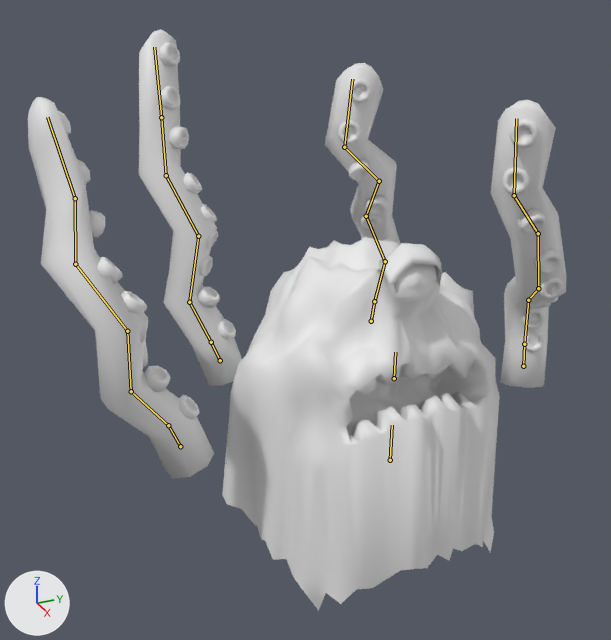
The Blender file Assets/Models/Monster.blend as it was, and as the next commit left it.
Rendered twice from a camera (50 mm lens) standing at (27.0, -14.8, 17.8) and looking at (-2.3, -1.6, 3.1). The axes (+X, +Y, +Z) are drawn at lower left. The lights are the same throughout. Both versions are drawn at frame 20 of the action 'Armature TentakelAction.002'; the numbers are the values there. The bones that bend it are drawn over the model as lines.

In view in the first picture: 'Plane', 'Tentakel Front Left', 'Tentakel Front Left.001', 'Tentakel Front Left.002', 'Tentakel Front Left.003'.
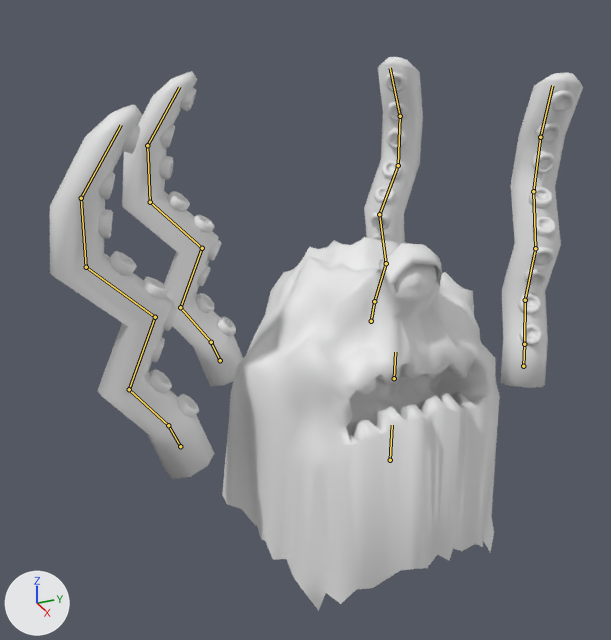
Diff of the bpy script that builds the scene:
```diff
--- a/Assets/Models/Monster.blend.py
+++ b/Assets/Models/Monster.blend.py
@@ bone_bone_001 @@
 bone_bone_001 = bpy.data.objects['Armature Tentakel'].pose.bones['Bone.001']  # child of 'Bone'
-bone_bone_001.rotation_quaternion = (0.995, -0.038, -0.058, -0.069)  # degrees (-4, -7, -8)
+bone_bone_001.rotation_quaternion = (1.0, 0.0, 0.0, 0.0)  # degrees (0, 0, 0)
@@ bone_bone_002 @@
 bone_bone_002 = bpy.data.objects['Armature Tentakel'].pose.bones['Bone.002']  # child of 'Bone.001'
-bone_bone_002.rotation_quaternion = (0.973, 0.186, 0.125, -0.061)  # degrees (21, 15, -4)
+bone_bone_002.rotation_quaternion = (1.0, 0.0, 0.0, 0.0)  # degrees (0, 0, 0)
@@ bone_bone_003 @@
 bone_bone_003 = bpy.data.objects['Armature Tentakel'].pose.bones['Bone.003']  # child of 'Bone.002'
-bone_bone_003.rotation_quaternion = (0.888, -0.209, 0.165, 0.376)  # degrees (-16, 27, 42)
+bone_bone_003.rotation_quaternion = (1.0, 0.0, 0.0, 0.0)  # degrees (0, 0, 0)
@@ bone_bone_004 @@
 bone_bone_004 = bpy.data.objects['Armature Tentakel'].pose.bones['Bone.004']  # child of 'Bone.003'
-bone_bone_004.rotation_quaternion = (0.903, 0.107, 0.357, 0.213)  # degrees (26, 37, 35)
+bone_bone_004.rotation_quaternion = (1.0, 0.0, 0.0, 0.0)  # degrees (0, 0, 0)
@@ bone_bone_005 @@
 bone_bone_005 = bpy.data.objects['Armature Tentakel'].pose.bones['Bone.005']  # child of 'Bone.004'
-bone_bone_005.rotation_quaternion = (0.853, 0.479, 0.059, -0.198)  # degrees (56, 17, -17)
+bone_bone_005.rotation_quaternion = (1.0, 0.0, 0.0, 0.0)  # degrees (0, 0, 0)
@@ bone_bone_001_ @@
 bone_bone_001_ = bpy.data.objects['Armature Tentakel.001'].pose.bones['Bone.001']  # child of 'Bone'
-bone_bone_001_.rotation_quaternion = (0.95, -0.295, 0.095, -0.037)  # degrees (-35, 9, -7)
+bone_bone_001_.rotation_quaternion = (1.0, 0.0, 0.0, 0.0)  # degrees (0, 0, 0)
@@ bone_bone_002_ @@
 bone_bone_002_ = bpy.data.objects['Armature Tentakel.001'].pose.bones['Bone.002']  # child of 'Bone.001'
-bone_bone_002_.rotation_quaternion = (0.995, -0.01, 0.002, -0.104)  # degrees (-1, 0, -12)
+bone_bone_002_.rotation_quaternion = (1.0, 0.0, 0.0, 0.0)  # degrees (0, 0, 0)
@@ bone_bone_003_ @@
 bone_bone_003_ = bpy.data.objects['Armature Tentakel.001'].pose.bones['Bone.003']  # child of 'Bone.002'
-bone_bone_003_.rotation_quaternion = (0.951, -0.295, 0.068, -0.056)  # degrees (-35, 6, -9)
+bone_bone_003_.rotation_quaternion = (1.0, 0.0, 0.0, 0.0)  # degrees (0, 0, 0)
@@ bone_bone_004_ @@
 bone_bone_004_ = bpy.data.objects['Armature Tentakel.001'].pose.bones['Bone.004']  # child of 'Bone.003'
-bone_bone_004_.rotation_quaternion = (0.9, 0.391, 0.063, -0.181)  # degrees (45, 15, -17)
+bone_bone_004_.rotation_quaternion = (1.0, 0.0, 0.0, 0.0)  # degrees (0, 0, 0)
@@ bone_bone_005_ @@
 bone_bone_005_ = bpy.data.objects['Armature Tentakel.001'].pose.bones['Bone.005']  # child of 'Bone.004'
-bone_bone_005_.rotation_quaternion = (0.837, 0.453, -0.283, 0.122)  # degrees (58, -36, -4)
+bone_bone_005_.rotation_quaternion = (1.0, 0.0, 0.0, 0.0)  # degrees (0, 0, 0)
@@ bone_bone_001__ @@
 bone_bone_001__ = bpy.data.objects['Armature Tentakel.002'].pose.bones['Bone.001']  # child of 'Bone'
-bone_bone_001__.rotation_quaternion = (0.97, -0.192, 0.147, 0.02)  # degrees (-23, 17, -1)
+bone_bone_001__.rotation_quaternion = (1.0, 0.0, 0.0, 0.0)  # degrees (0, 0, 0)
@@ bone_bone_002__ @@
 bone_bone_002__ = bpy.data.objects['Armature Tentakel.002'].pose.bones['Bone.002']  # child of 'Bone.001'
-bone_bone_002__.rotation_quaternion = (0.94, 0.087, -0.229, -0.239)  # degrees (17, -23, -32)
+bone_bone_002__.rotation_quaternion = (1.0, 0.0, 0.0, 0.0)  # degrees (0, 0, 0)
@@ bone_bone_003__ @@
 bone_bone_003__ = bpy.data.objects['Armature Tentakel.002'].pose.bones['Bone.003']  # child of 'Bone.002'
-bone_bone_003__.rotation_quaternion = (0.73, -0.541, 0.414, 0.06)  # degrees (-84, 42, -29)
+bone_bone_003__.rotation_quaternion = (1.0, 0.0, 0.0, 0.0)  # degrees (0, 0, 0)
@@ bone_bone_004__ @@
 bone_bone_004__ = bpy.data.objects['Armature Tentakel.002'].pose.bones['Bone.004']  # child of 'Bone.003'
-bone_bone_004__.rotation_quaternion = (0.778, 0.458, 0.246, -0.354)  # degrees (49, 45, -27)
+bone_bone_004__.rotation_quaternion = (1.0, 0.0, 0.0, 0.0)  # degrees (0, 0, 0)
@@ bone_bone_005__ @@
 bone_bone_005__ = bpy.data.objects['Armature Tentakel.002'].pose.bones['Bone.005']  # child of 'Bone.004'
-bone_bone_005__.rotation_quaternion = (0.812, 0.46, -0.062, 0.354)  # degrees (51, -25, 35)
+bone_bone_005__.rotation_quaternion = (1.0, 0.0, 0.0, 0.0)  # degrees (0, 0, 0)
@@ bone_bone_001___ @@
 bone_bone_001___ = bpy.data.objects['Armature Tentakel.003'].pose.bones['Bone.001']  # child of 'Bone'
-bone_bone_001___.rotation_quaternion = (0.969, -0.103, -0.174, 0.047)  # degrees (-14, -19, 8)
+bone_bone_001___.rotation_quaternion = (1.0, 0.0, 0.0, 0.0)  # degrees (0, 0, 0)
@@ bone_bone_002___ @@
 bone_bone_002___ = bpy.data.objects['Armature Tentakel.003'].pose.bones['Bone.002']  # child of 'Bone.001'
-bone_bone_002___.rotation_quaternion = (0.965, 0.224, 0.004, 0.116)  # degrees (26, -3, 13)
+bone_bone_002___.rotation_quaternion = (1.0, 0.0, 0.0, 0.0)  # degrees (0, 0, 0)
@@ bone_bone_003___ @@
 bone_bone_003___ = bpy.data.objects['Armature Tentakel.003'].pose.bones['Bone.003']  # child of 'Bone.002'
-bone_bone_003___.rotation_quaternion = (0.946, -0.243, 0.138, -0.05)  # degrees (-30, 14, -10)
+bone_bone_003___.rotation_quaternion = (1.0, 0.0, 0.0, 0.0)  # degrees (0, 0, 0)
@@ bone_bone_004___ @@
 bone_bone_004___ = bpy.data.objects['Armature Tentakel.003'].pose.bones['Bone.004']  # child of 'Bone.003'
-bone_bone_004___.rotation_quaternion = (0.963, 0.227, -0.137, -0.014)  # degrees (27, -15, -5)
+bone_bone_004___.rotation_quaternion = (1.0, 0.0, 0.0, 0.0)  # degrees (0, 0, 0)
@@ bone_bone_005___ @@
 bone_bone_005___ = bpy.data.objects['Armature Tentakel.003'].pose.bones['Bone.005']  # child of 'Bone.004'
-bone_bone_005___.rotation_quaternion = (0.959, 0.231, -0.112, -0.085)  # degrees (28, -10, -13)
+bone_bone_005___.rotation_quaternion = (1.0, 0.0, 0.0, 0.0)  # degrees (0, 0, 0)
```

Location of each change, [x1, y1, x2, y2] in pixels of the pictures (611 x 640 px):
'Tentakel Front Left', posed (11% narrower)
    before: [28, 97, 214, 479]
    after: [50, 105, 215, 479]
'Tentakel Front Left.003', posed (17% wider, 12% shorter)
    before: [139, 29, 242, 386]
    after: [122, 71, 243, 386]
'Tentakel Front Left.001', posed (9% wider, 9% taller)
    before: [491, 100, 566, 388]
    after: [501, 73, 583, 388]
'Tentakel Front Left.002', posed
    before: [325, 63, 400, 245]
    after: [364, 57, 423, 245]
bone 'Bone.001', root to tip
    before: (168, 425) to (131, 391)
    after: (168, 425) to (129, 389)
bone 'Bone.002', root to tip
    before: (131, 391) to (127, 331)
    after: (129, 389) to (155, 317)
bone 'Bone.003', root to tip
    before: (127, 331) to (75, 264)
    after: (155, 317) to (86, 267)
bone 'Bone.004', root to tip
    before: (75, 264) to (75, 198)
    after: (86, 267) to (81, 198)
bone 'Bone.005', root to tip
    before: (75, 198) to (47, 117)
    after: (81, 198) to (121, 125)
bone 'Bone.001', root to tip
    before: (524, 344) to (528, 300)
    after: (524, 344) to (525, 300)
bone 'Bone.002', root to tip
    before: (528, 300) to (538, 288)
    after: (525, 300) to (535, 248)
bone 'Bone.003', root to tip
    before: (538, 288) to (538, 233)
    after: (535, 248) to (533, 191)
bone 'Bone.004', root to tip
    before: (538, 233) to (514, 195)
    after: (533, 191) to (540, 137)
bone 'Bone.005', root to tip
    before: (514, 195) to (516, 118)
    after: (540, 137) to (552, 85)
bone 'Bone.001', root to tip
    before: (374, 301) to (385, 261)
    after: (374, 301) to (386, 263)
bone 'Bone.002', root to tip
    before: (385, 261) to (366, 216)
    after: (386, 263) to (379, 214)
bone 'Bone.003', root to tip
    before: (366, 216) to (379, 181)
    after: (379, 214) to (398, 165)
bone 'Bone.004', root to tip
    before: (379, 181) to (344, 147)
    after: (398, 165) to (400, 116)
bone 'Bone.005', root to tip
    before: (344, 147) to (352, 79)
    after: (400, 116) to (390, 68)
bone 'Bone.001', root to tip
    before: (211, 342) to (189, 302)
    after: (211, 342) to (180, 307)
bone 'Bone.002', root to tip
    before: (189, 302) to (198, 236)
    after: (180, 307) to (202, 248)
bone 'Bone.003', root to tip
    before: (198, 236) to (166, 175)
    after: (202, 248) to (150, 202)
bone 'Bone.004', root to tip
    before: (166, 175) to (161, 117)
    after: (150, 202) to (147, 145)
bone 'Bone.005', root to tip
    before: (161, 117) to (154, 47)
    after: (147, 145) to (179, 87)
